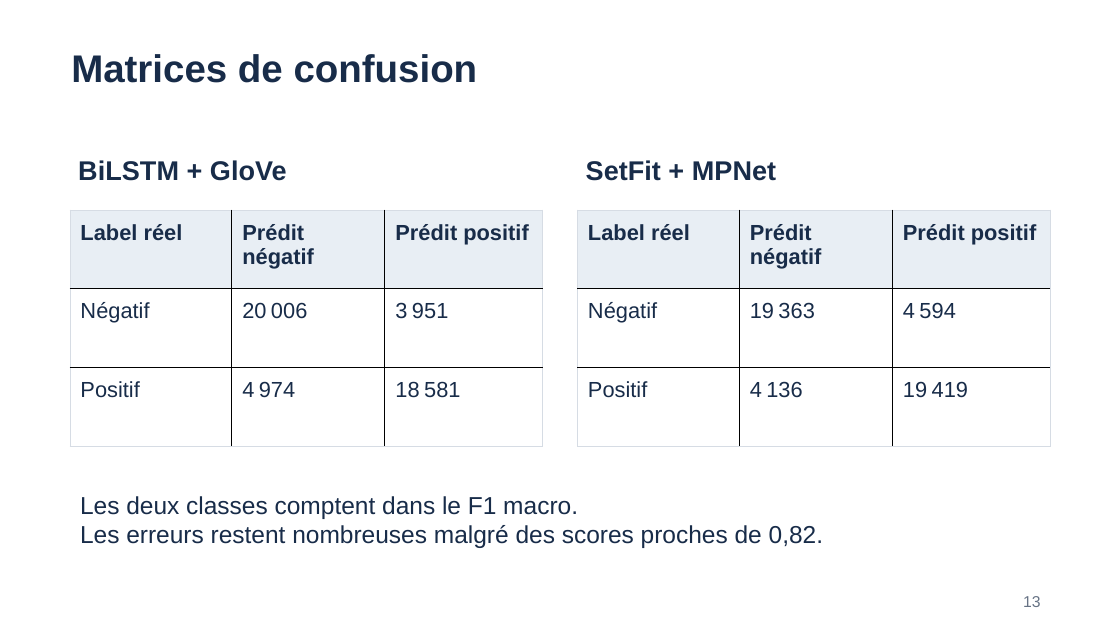
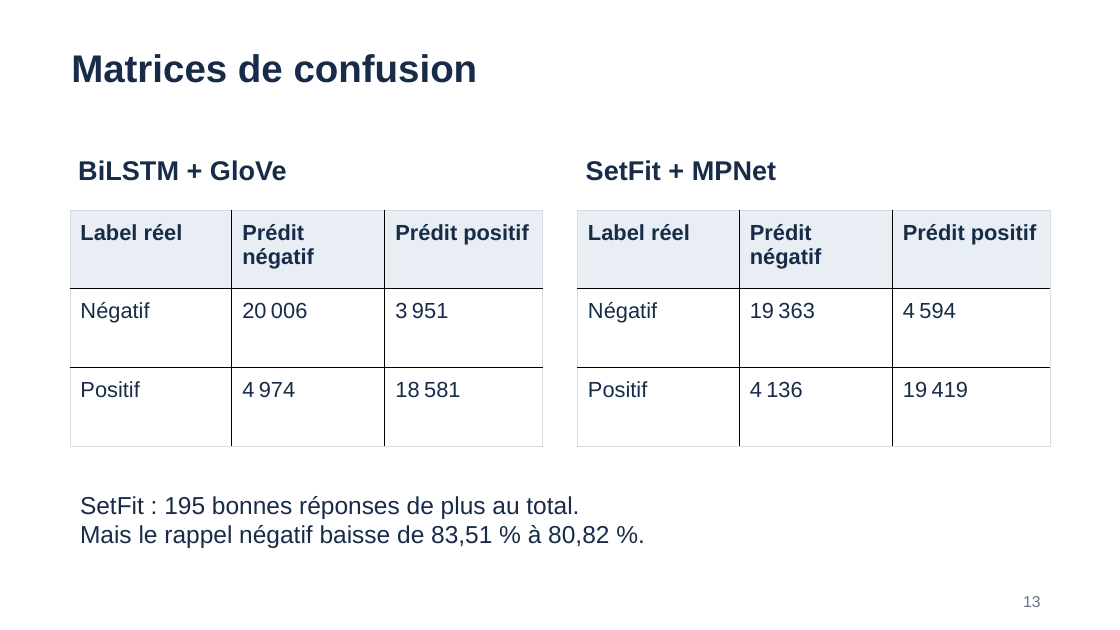
Before and after one commit to CaNaLLx/OpenClassrooms_projet_9, a slide deck: slide 13 of Livrables/CHARDON_Allan_5_presentation_082026.pptx. Drawn at 1120x630 pixels with LibreOffice and Linux fonts; fonts in the diff are those of the drawing. Boxes give left, top, right and bottom in pixels: in the first picture for what was removed or moved away, otherwise in the second. Text is boxed around its words. In the diff, an @@ line names an element or a change of style, - is before the commit and + after.

```diff
--- a/Livrables/CHARDON_Allan_5_presentation_082026.pptx
+++ b/Livrables/CHARDON_Allan_5_presentation_082026.pptx
@@ text at [80,496,609,548]: text changed @@
-Les deux classes comptent dans le F1 macro.
-Les erreurs restent nombreuses malgré des scores proches de 0,82.
+SetFit : 195 bonnes réponses de plus au total.
+Mais le rappel négatif baisse de 83,51 % à 80,82 %.
```
Also in this commit, not shown: 15 other slides changed, 15 other files.
